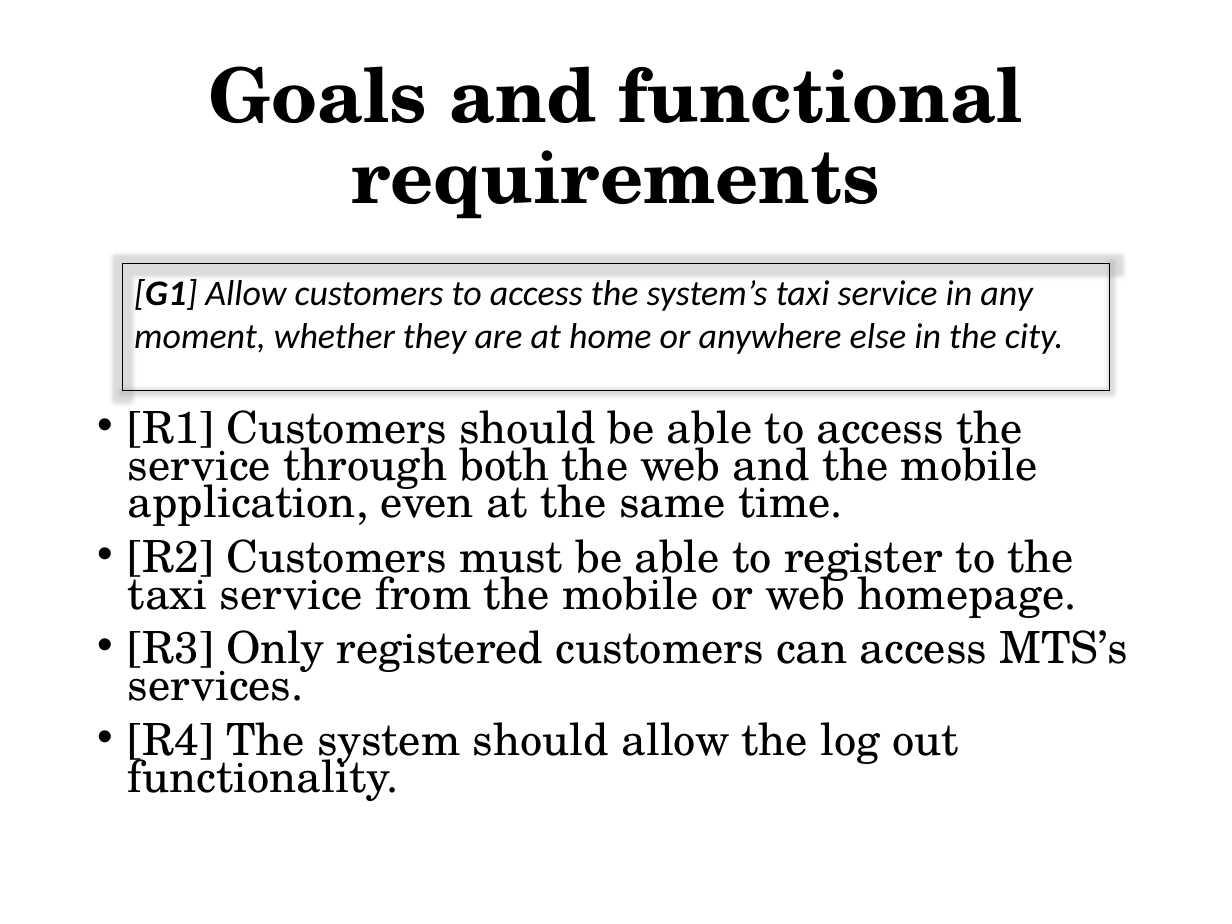
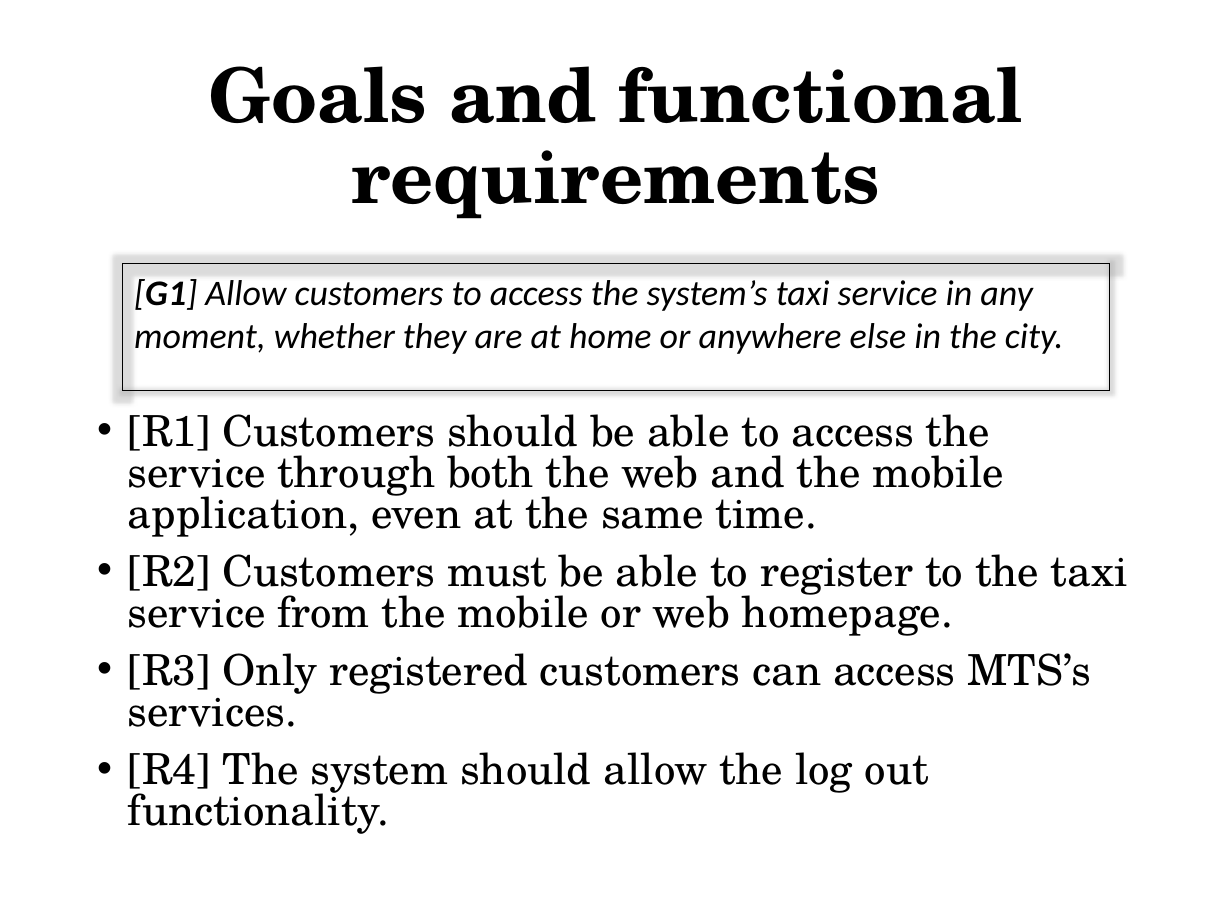
Before and after one commit to MarcoRomani/myTaxyService-SE2-PozziRomani, a slide deck: slide 1 of OtherStuff/Presentation/Goal + fun req + world and the machine.pptx. Drawn at 1232x924 pixels with LibreOffice and Linux fonts; fonts in the diff are those of the drawing. Boxes give left, top, right and bottom in pixels: in the first picture for what was removed or moved away, otherwise in the second. Text is boxed around its words. In the diff, an @@ line names an element or a change of style, - is before the commit and + after.

```diff
--- a/OtherStuff/Presentation/Goal + fun req + world and the machine.pptx
+++ b/OtherStuff/Presentation/Goal + fun req + world and the machine.pptx
@@ text "[R1] Customers should be able ..." at box(128, 414, 1128, 834): size 25.9 to 25 pt; line spacing 0.7 to 0.8 @@
```
Also in this commit, not shown: 2 other slides changed, 4 other files.
